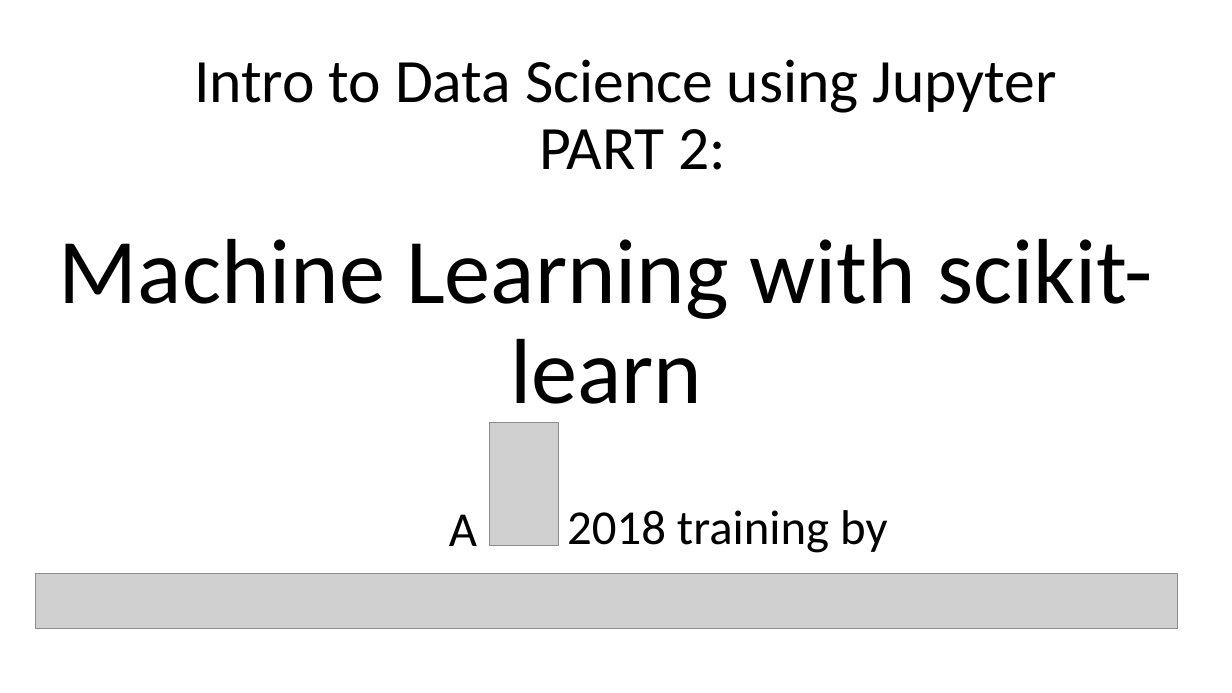
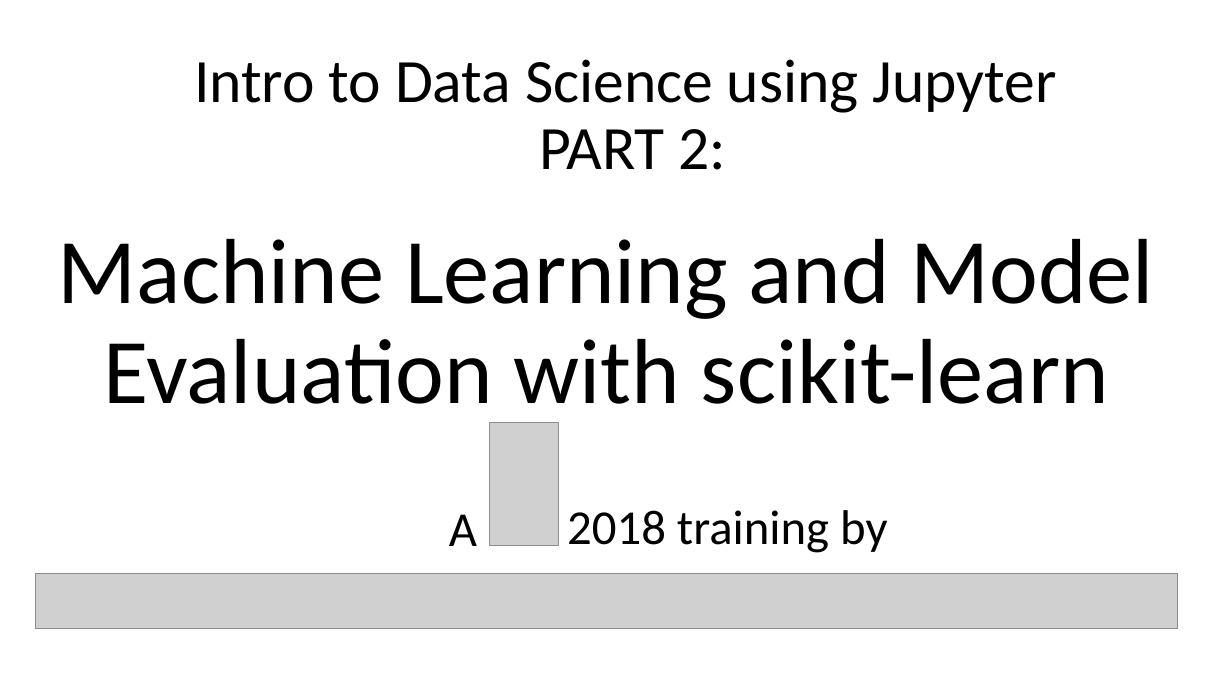
Before and after one commit to DataSciencePros/datascicon.tech, a slide deck: slide 1 of app/ModelEvaluation.pptx. Drawn at 1232x693 pixels with LibreOffice and Linux fonts; fonts in the diff are those of the drawing; grey boxes stand for pictures. Boxes give left, top, right and bottom in pixels: in the first picture for what was removed or moved away, otherwise in the second. Text is boxed around its words. In the diff, an @@ line names an element or a change of style, - is before the commit and + after.

```diff
--- a/app/ModelEvaluation.pptx
+++ b/app/ModelEvaluation.pptx
@@ title at (58,239,1154,426): text changed @@
-Machine Learning with scikit-learn
+Machine Learning and Model Evaluation with scikit-learn
```
Also in this commit, not shown: 1 other slide changed, 1 other file.
